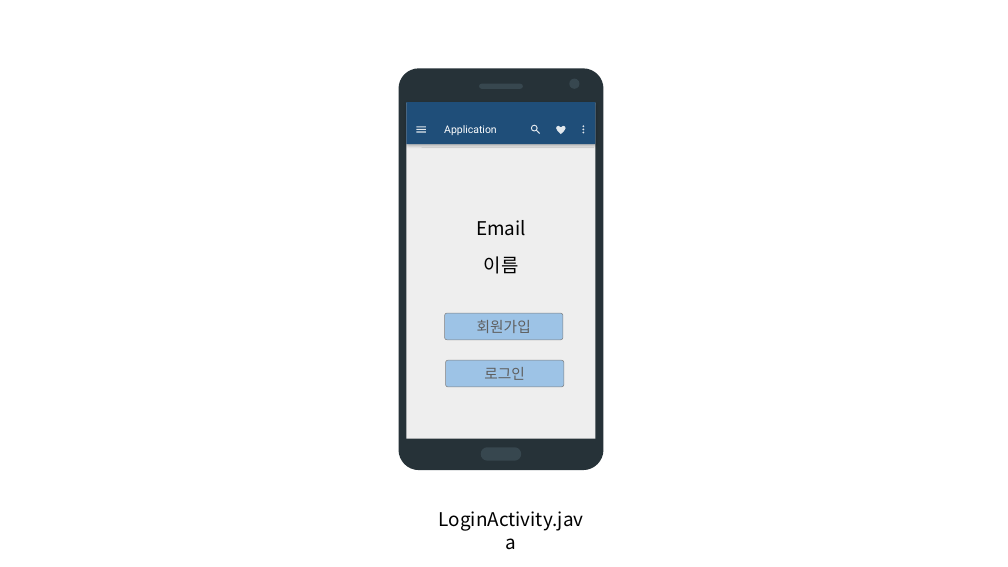
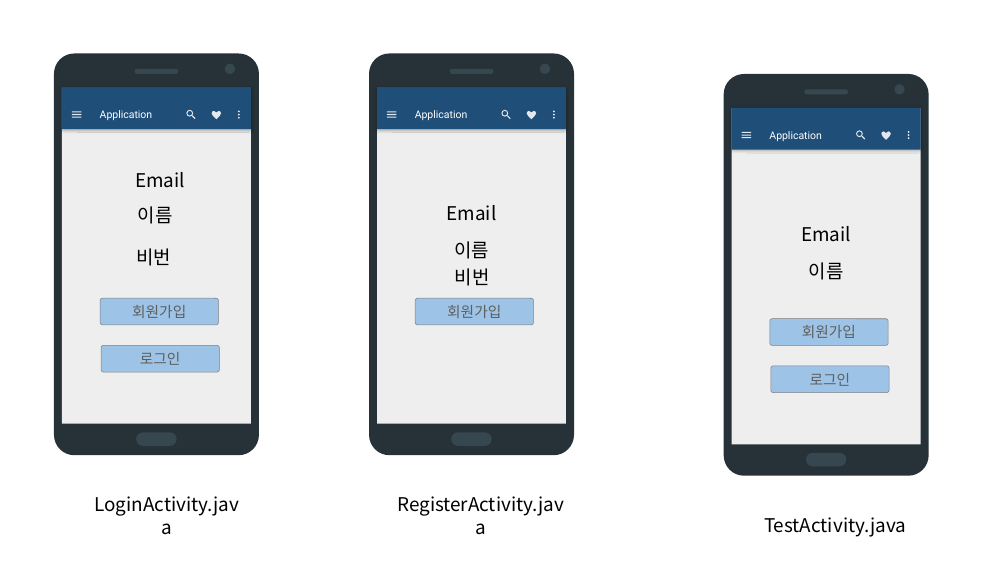
Before and after one commit to quki/PREZENTAINER, a slide deck: slide 2 of 스토리보드.pptx. Drawn at 1008x567 pixels with LibreOffice and Linux fonts; fonts in the diff are those of the drawing. Boxes give left, top, right and bottom in pixels: in the first picture for what was removed or moved away, otherwise in the second. Text is boxed around its words. In the diff, an @@ line names an element or a change of style, - is before the commit and + after.

```diff
--- a/스토리보드.pptx
+++ b/스토리보드.pptx
@@ 7 freeform shapes, 2 rectangles, 2 rounded rectangles, 1 text, 1 ellipse, 1 line moved together from (x1=399, y1=68, x2=603, y2=531) to (x1=54, y1=54, x2=259, y2=516) @@
@@ group added at (x1=369, y1=54, x2=906, y2=537): 7 freeform shapes, 3 texts, 2 rectangles, 1 ellipse, 1 rounded rectangle, 1 line @@
+Application
+RegisterActivity.java
+이름
+Email
+회원가입
@@ text "Email" moved from (x1=476, y1=220, x2=526, y2=236) to (x1=135, y1=172, x2=185, y2=188) @@
@@ group added at (x1=724, y1=74, x2=929, y2=537): 7 freeform shapes, 3 texts, 2 rectangles, 2 rounded rectangles, 1 ellipse, 1 line @@
+Application
+TestActivity.java
+이름
+Email
+회원가입
+로그인
@@ text "이름" moved from (x1=484, y1=256, x2=519, y2=274) to (x1=138, y1=206, x2=173, y2=224) @@
@@ text added at (x1=137, y1=248, x2=172, y2=266), 18 pt, text #000000 @@
+비번
@@ text added at (x1=455, y1=268, x2=490, y2=286), 18 pt, text #000000 @@
+비번
```
Also in this commit, not shown: 35 other files.
